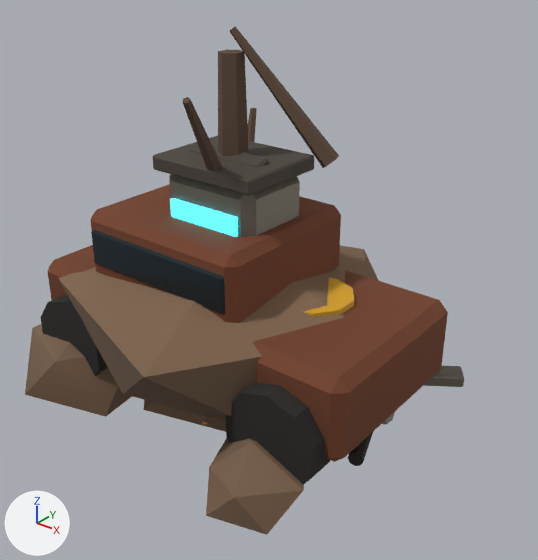
An edit to the glTF model public/models/doodads.glb, drawn before and after from the same camera.
One viewpoint serves both versions: a 50 mm camera at (1.88, -2.12, 1.84) aimed at (0.15, 0.03, 0.5). Every picture has the same lights, and +X, +Y and +Z are marked at lower left. The older version comes first. Where no turn or scale is listed for an object, it has been applied to the vertices.

The first picture shows 'barrels', 'dead_tree', 'rocks_a', 'rocks_b', 'vending', 'wreck' and 4 more.
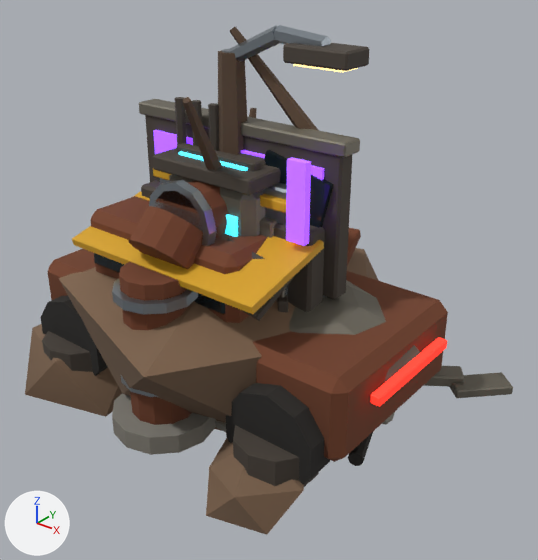
Where the newer file only moved an object's origin or applied its transform, the numbers keep the older frame.

Pixel boxes [x1, y1, x2, y2] of what changed, in the pictures (538 x 560 px):
'wallpipe', added
    after: [112, 180, 228, 455]
    faces in mat_rust: [119, 181, 228, 425]
    faces in mat_concrete: [112, 393, 216, 455]
    faces in mat_steel: [112, 180, 217, 397]
'shopfront', added (orange)
    after: [72, 157, 325, 432]
    faces in mat_hazard: [72, 191, 324, 314]
    faces in mat_dark: [141, 180, 325, 321]
    faces in mat_purple_glow: [286, 157, 311, 246]
'billboard', added
    after: [139, 99, 360, 300]
    faces in mat_dark: [145, 115, 352, 300]
    faces in mat_scrap: [139, 99, 360, 158]
    faces in mat_dark_glass: [264, 150, 334, 228]
    faces in mat_purple_glow: [153, 130, 324, 180]
'hovercar', added (mostly hidden)
    after: [42, 228, 513, 487]
    faces in mat_scrap: [289, 280, 513, 398]
    faces in mat_dark: [42, 331, 319, 487]
    faces in mat_red_glow: [370, 337, 447, 406]
    faces in mat_rust: [347, 228, 361, 265]
'streetlamp', added
    after: [222, 25, 369, 72]
    faces in mat_dark: [283, 43, 369, 71]
    faces in mat_steel: [222, 25, 331, 62]
'walldoor', added
    after: [153, 143, 287, 238]
    faces in mat_dark: [177, 143, 262, 171]
    faces in mat_steel: [160, 178, 287, 225]
    faces in mat_hazard: [153, 169, 286, 213]
    faces in mat_scrap: [260, 217, 277, 238]
    faces in mat_cyan_glow: [178, 151, 248, 171]
'wallpanel', added (mostly hidden)
    after: [175, 97, 288, 313]

The change, as a list of edits to the scene's bpy script:
```text
Add mat_green_glow:
    mat_green_glow = bpy.data.materials.new('green_glow')
    # nodes: BsdfPrincipled, Mix, OutputMaterial, VertexColor
    # colours: green #3cff5a, green #6cff7a, mixed with the vertex colours
Add mat_orange_glow:
    mat_orange_glow = bpy.data.materials.new('orange_glow')
    # nodes: BsdfPrincipled, Mix, OutputMaterial, VertexColor
    # colours: orange #ff7a10, orange #ffb040, mixed with the vertex colours
Add mat_lamp_glow:
    mat_lamp_glow = bpy.data.materials.new('lamp_glow')
    # nodes: BsdfPrincipled, Mix, OutputMaterial, VertexColor
    # colours: yellow #ffe090, beige #fff2c0, mixed with the vertex colours
Add mat_window_glow:
    mat_window_glow = bpy.data.materials.new('window_glow')
    # nodes: BsdfPrincipled, Mix, OutputMaterial, VertexColor
    # colours: orange #ffa040, orange #ffc870, mixed with the vertex colours
Add ob_wallpipe:
    ob_wallpipe = bpy.data.objects.new('wallpipe', me_wallpipe)  # 224 vertices, 408 faces; spans x -0.21..0.21, y -0.5..0.16, z -0.82..0.16
    ob_wallpipe.location = (0.0, -0.16, 0.82)
Add ob_wallpanel:
    ob_wallpanel = bpy.data.objects.new('wallpanel', me_wallpanel)  # 186 vertices, 324 faces; spans x -0.16..0.618, y -0.245..0.07, z -0.55..0.655
    ob_wallpanel.location = (-0.15, -0.07, 0.55)
Add ob_walldoor:
    ob_walldoor = bpy.data.objects.new('walldoor', me_walldoor)  # 204 vertices, 360 faces; spans x -0.4..0.402, y -0.225..0.04, z -0.48..0.56
    ob_walldoor.location = (0.0, -0.04, 0.48)
Add ob_streetlamp:
    ob_streetlamp = bpy.data.objects.new('streetlamp', me_streetlamp)  # 120 vertices, 208 faces; spans x -0.11..0.55, y -0.12..0.11, z -0.06..1.45
    ob_streetlamp.location = (0.0, 0.0, 0.06)
Add ob_shopfront:
    ob_shopfront = bpy.data.objects.new('shopfront', me_shopfront)  # 112 vertices, 184 faces; spans x -0.47..0.47, y -0.407..0.05, z -0.42..0.68
    ob_shopfront.location = (0.0, -0.05, 0.42)
Add ob_hovercar:
    ob_hovercar = bpy.data.objects.new('hovercar', me_hovercar)  # 392 vertices, 728 faces; spans x -0.87..1.03, y -0.58..0.68, z -0.31..0.35
    ob_hovercar.location = (0.0, 0.0, 0.32)
Add ob_billboard:
    ob_billboard = bpy.data.objects.new('billboard', me_billboard)  # 128 vertices, 220 faces; spans x -0.1..0.996, y -0.386..0.05, z -0.275..0.875
    ob_billboard.location = (-0.42, 0.04, 0.27)
```
